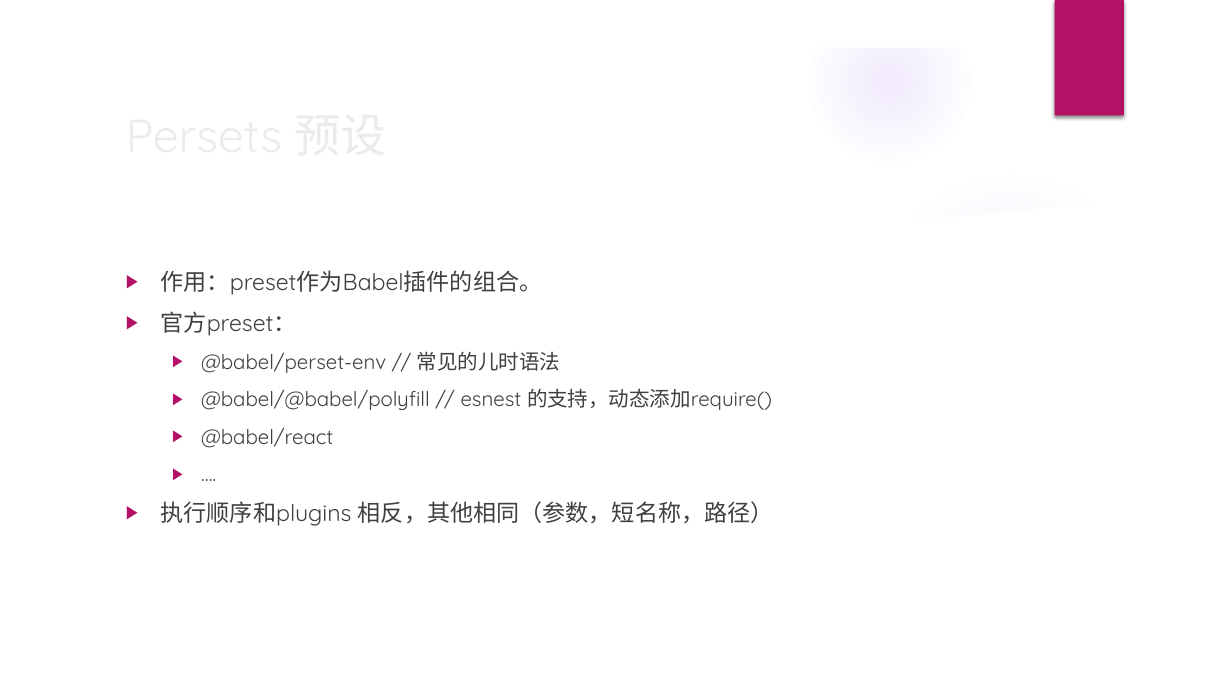
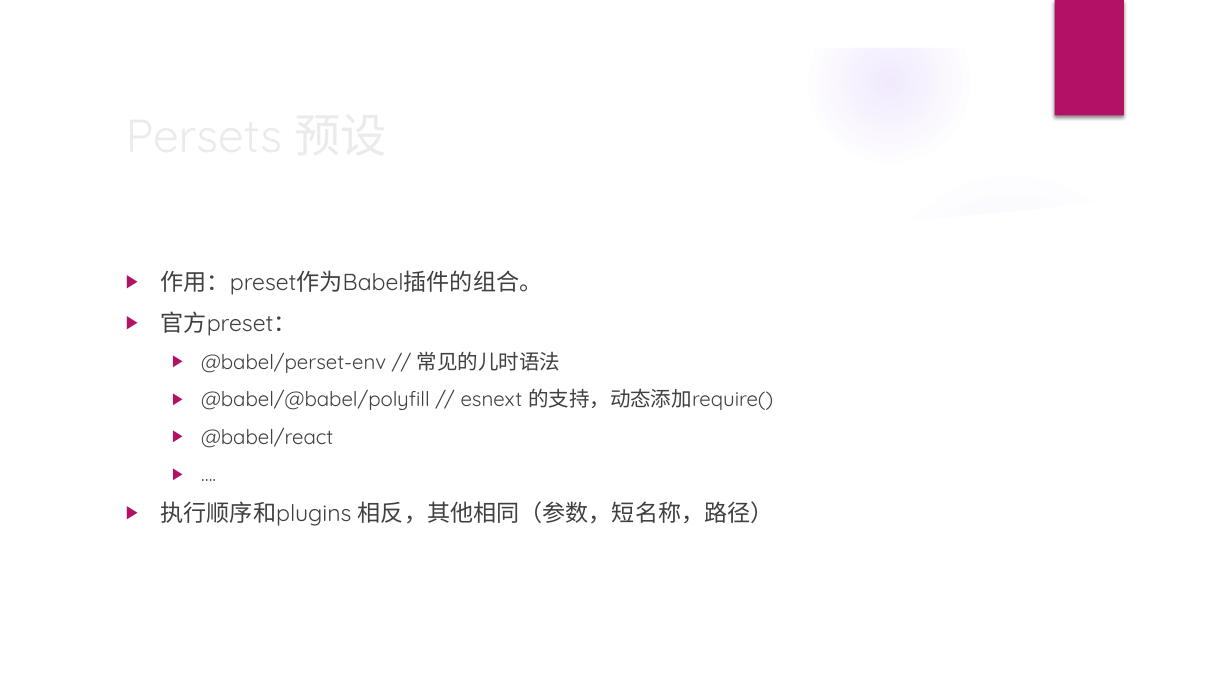
Before and after one commit to jiangyanghe/babel-lesson, a slide deck: slide 6 of babel.pptx (slide 5 before the commit). Drawn at 1232x693 pixels with LibreOffice and Linux fonts; fonts in the diff are those of the drawing; background and template pictures are left out. Boxes give left, top, right and bottom in pixels: in the first picture for what was removed or moved away, otherwise in the second. Text is boxed around its words. In the diff, an @@ line names an element or a change of style, - is before the commit and + after.

```diff
--- a/babel.pptx
+++ b/babel.pptx
@@ text at <box>201,388,773,410</box>: text changed @@
-  ▶ @babel/@babel/polyfill // esnest 的支持，动态添加require()
+  ▶ @babel/@babel/polyfill // esnext 的支持，动态添加require()
```
Also in this commit, not shown: 2 other slides changed, 3 slides added, 1 slide removed, 5 other files.
